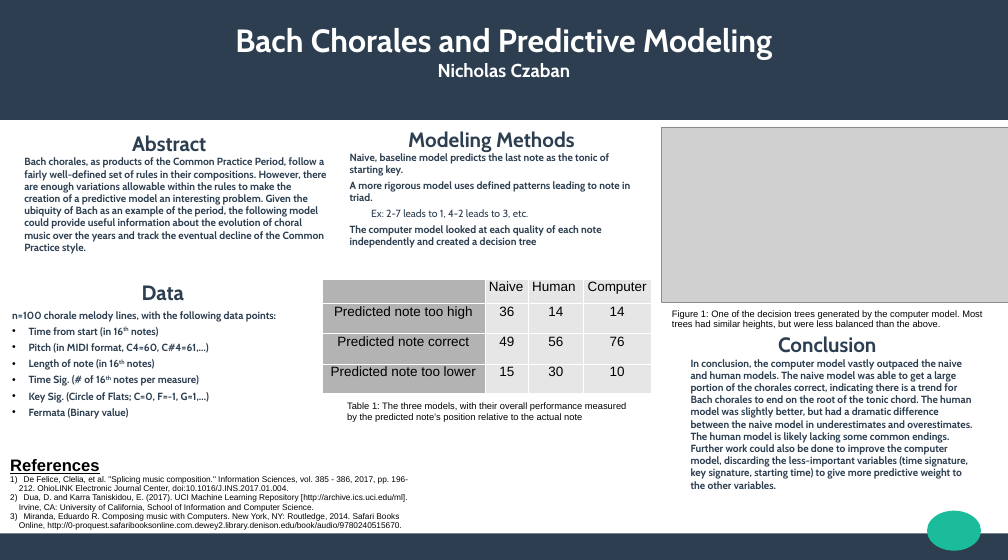
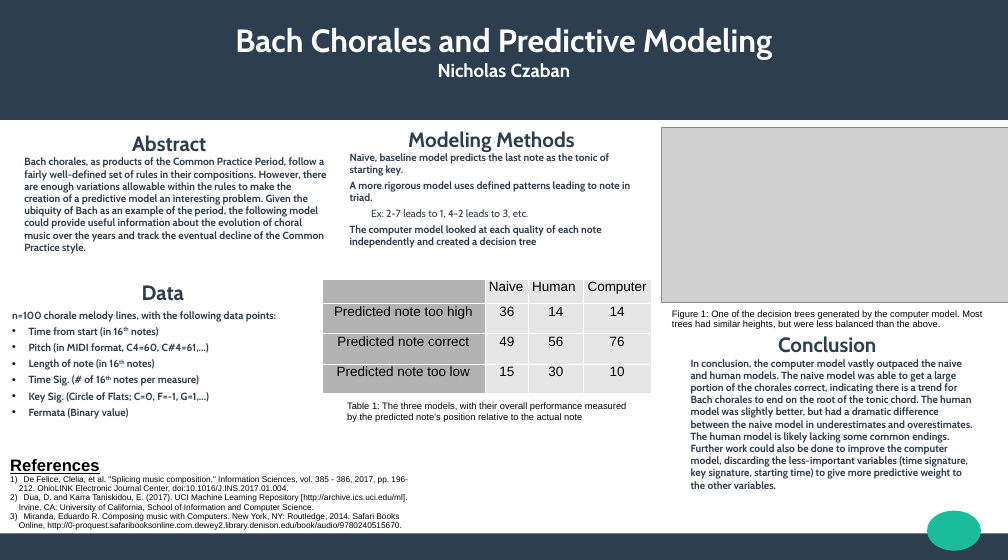
Before and after one commit to nczaban/MathJuniorIS, a slide deck: slide 1 of Poster Template.odp. Drawn at 1008x560 pixels with LibreOffice and Linux fonts; fonts in the diff are those of the drawing; grey boxes stand for pictures; background and template pictures are left out. Boxes give left, top, right and bottom in pixels: in the first picture for what was removed or moved away, otherwise in the second. Text is boxed around its words. In the diff, an @@ line names an element or a change of style, - is before the commit and + after.

Commit message:
Create presentation

```diff
--- a/Poster Template.odp
+++ b/Poster Template.odp
@@ table at [321, 279, 651, 393] @@
-row 4, column 1: Predicted note too lower
+row 4, column 1: Predicted note too low
```
Also in this commit, not shown: 2 other files.
